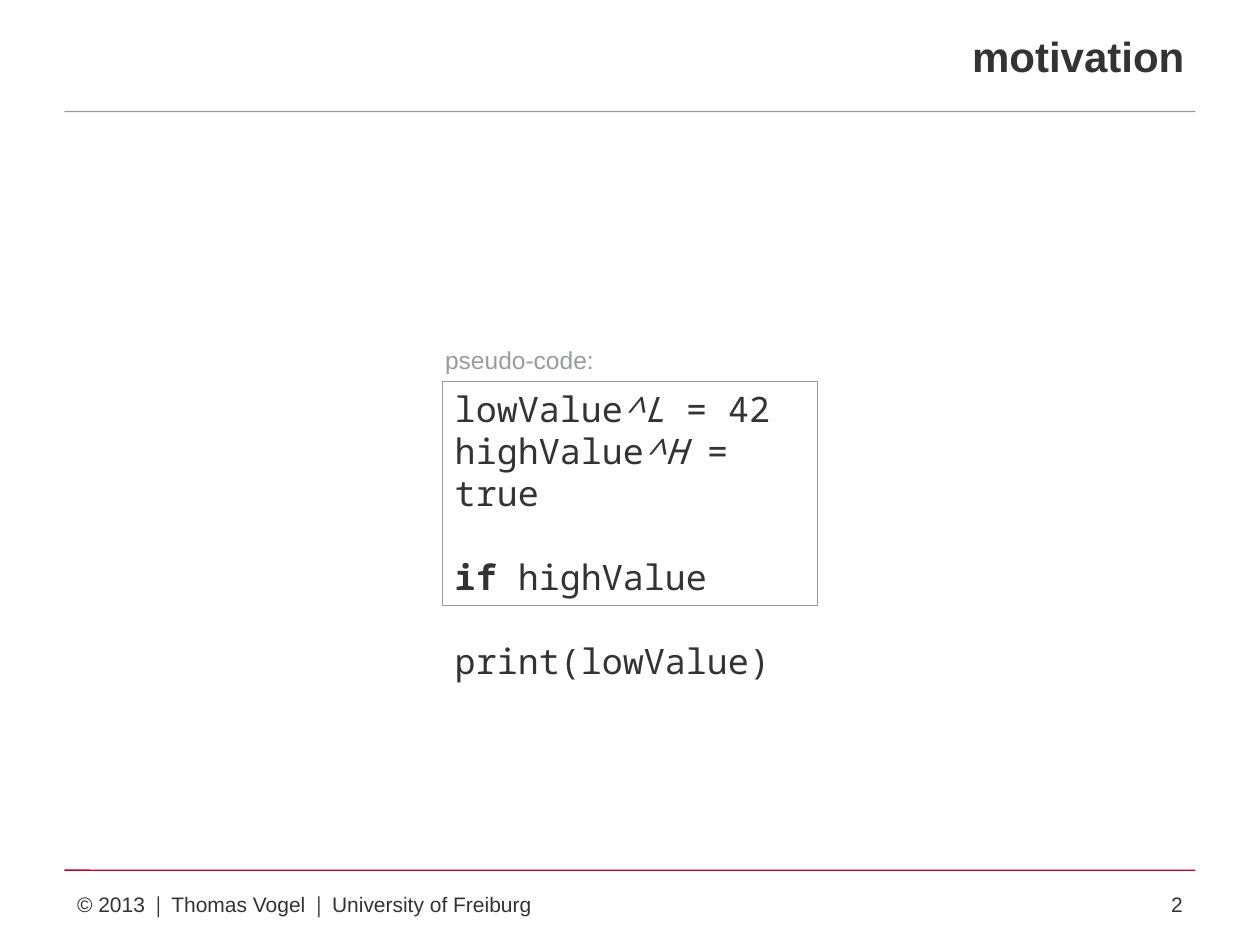
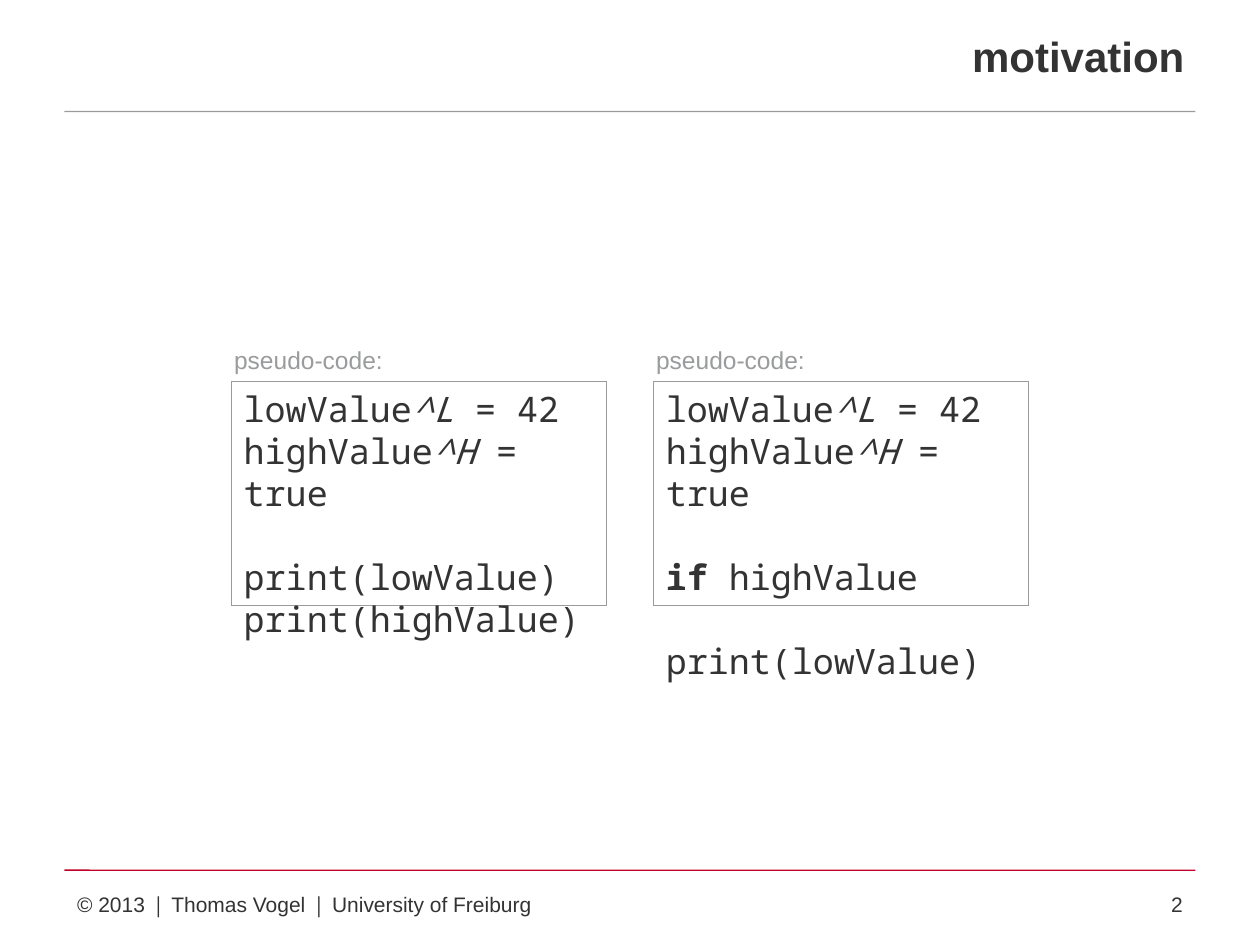
Before and after one commit to proglang/jgs, a slide deck: slide 2 of presentation/presentation.pptx. Drawn at 1260x945 pixels with LibreOffice and Linux fonts; fonts in the diff are those of the drawing. Boxes give left, top, right and bottom in pixels: in the first picture for what was removed or moved away, otherwise in the second. Text is boxed around its words. In the diff, an @@ line names an element or a change of style, - is before the commit and + after.

```diff
--- a/presentation/presentation.pptx
+++ b/presentation/presentation.pptx
@@ text "pseudo-code:" moved from (x1=445, y1=351, x2=594, y2=374) to (x1=234, y1=351, x2=383, y2=374) @@
@@ text added at (x1=656, y1=351, x2=805, y2=374), 14 pt, text #9A9B9C @@
+pseudo-code:
@@ rectangle "lowValue^L = 42" moved from (x1=442, y1=382, x2=818, y2=606) to (x1=232, y1=382, x2=607, y2=606) @@
@@ rectangle added at (x1=654, y1=382, x2=1029, y2=606), outline #9A9B9C 0.75 pt, 20 pt, text #333333 @@
+lowValue^L = 42
+highValue^H = true
+if highValue
+print(lowValue)
@@ text in rectangle at (x1=455, y1=563, x2=707, y2=599): paragraph removed @@
-if highValue
@@ text in rectangle at (x1=244, y1=605, x2=580, y2=641): paragraph added @@
+print(highValue)
```
Also in this commit, not shown: 12 other slides changed, 2 other files.
